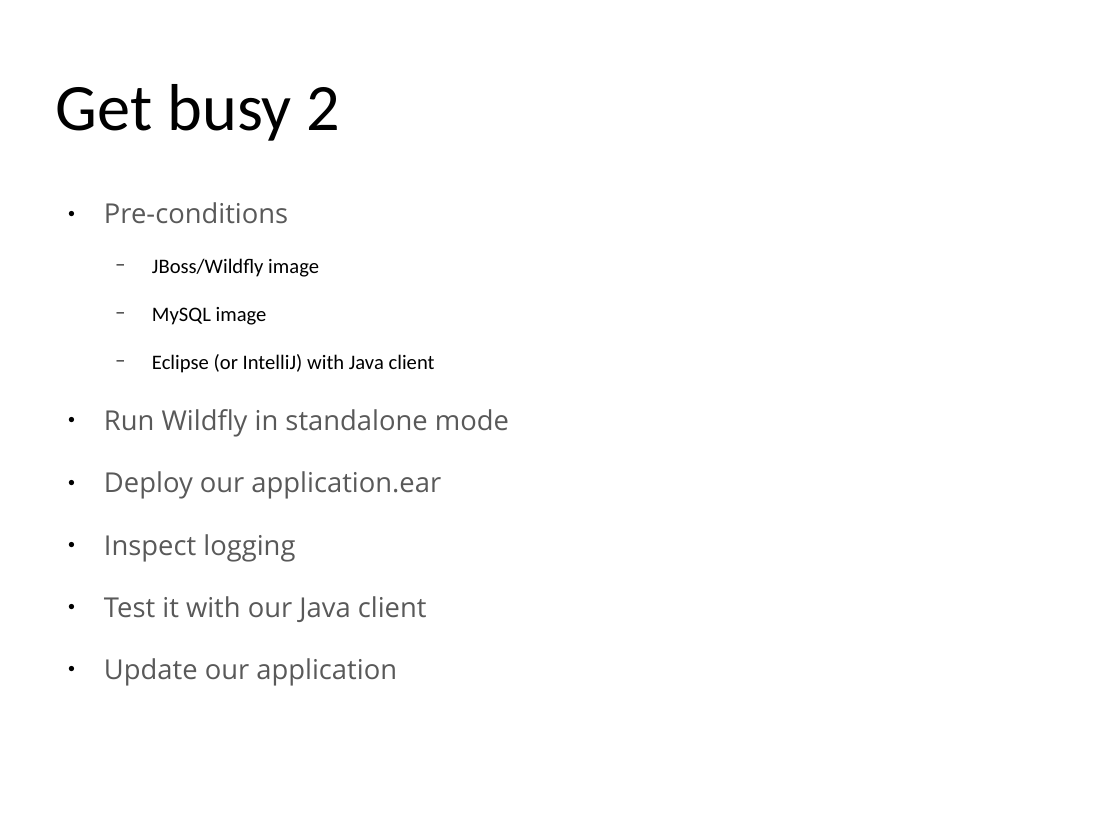
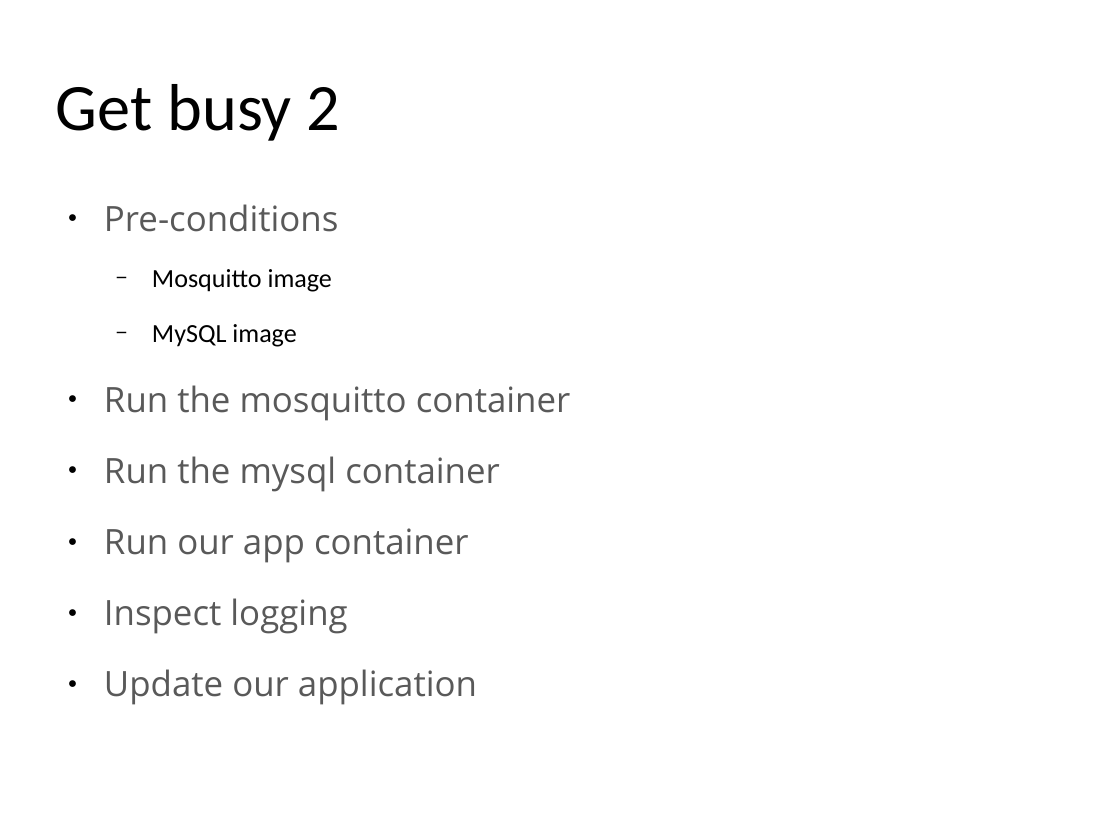
Before and after one commit to yeronimuz/gossip, a slide deck: slide 19 of presentation/docker_for_java_v1.0.odp (slide 16 before the commit). Drawn at 1120x840 pixels with LibreOffice and Linux fonts; fonts in the diff are those of the drawing; background and template pictures are left out. Boxes give left, top, right and bottom in pixels: in the first picture for what was removed or moved away, otherwise in the second. Text is boxed around its words. In the diff, an @@ line names an element or a change of style, - is before the commit and + after.

```diff
--- a/presentation/docker_for_java_v1.0.odp
+++ b/presentation/docker_for_java_v1.0.odp
@@ text at (104, 204, 477, 705): size 19.4 to 24.7 pt in "Pre-conditions", "Inspect logging", "Update our application"; size 14.6 to 18.5 pt in "MySQL image" @@
@@ text at (152, 269, 332, 292): text changed; size 14.6 to 18.5 pt @@
-  − JBoss/Wildfly image
+  − Mosquitto image
@@ text at (104, 385, 571, 563): text changed; size 19.4 to 24.7 pt @@
-  − Eclipse (or IntelliJ) with Java client
-● Run Wildfly in standalone mode
-● Deploy our application.ear
+● Run the mosquitto container
+● Run the mysql container
+● Run our app container
@@ text at (104, 596, 427, 622): paragraph removed @@
-● Test it with our Java client
```
Also in this commit, not shown: 6 other slides changed, 2 slides added, 2 slides removed, 2 other files.
